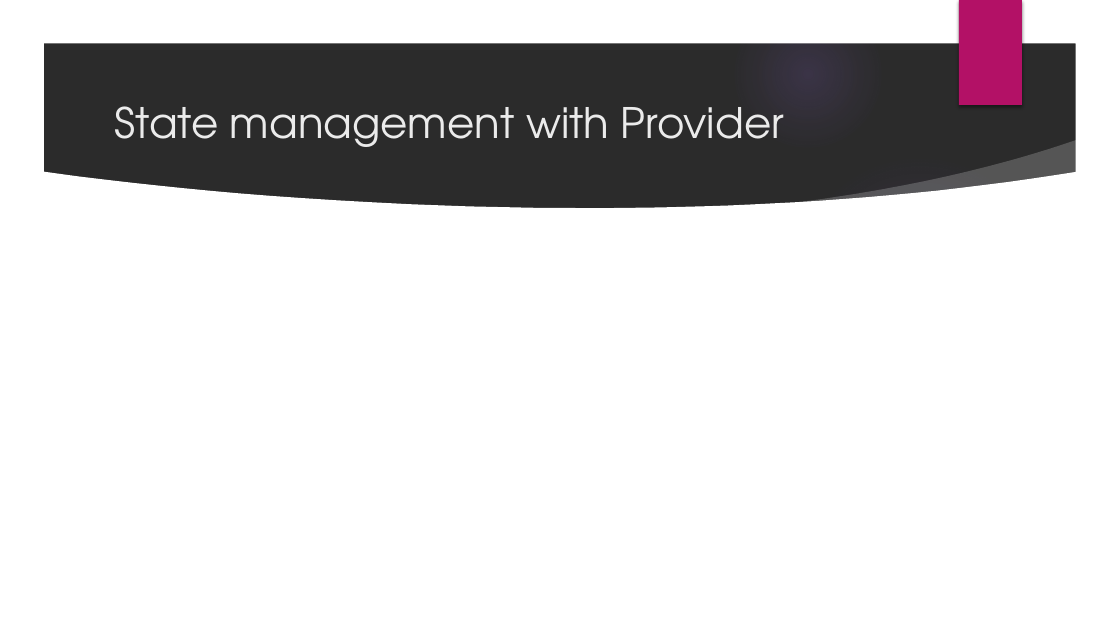
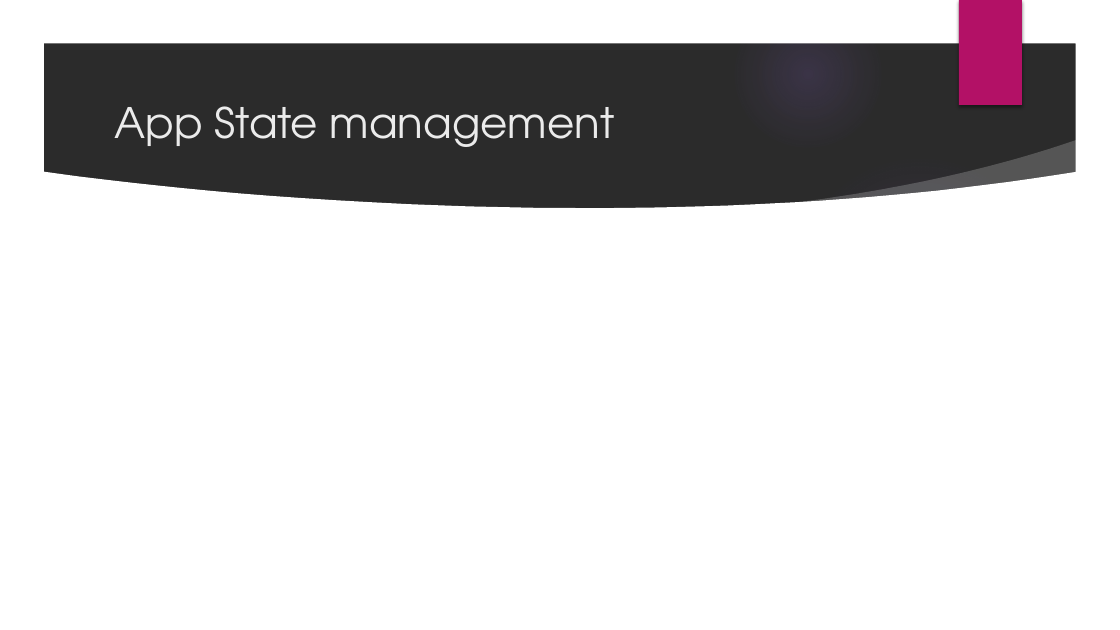
Before and after one commit to fedy97/Baddy-full-stack-app, a slide deck: slide 12 of documentation/Baddy_presentation.pptx. Drawn at 1120x630 pixels with LibreOffice and Linux fonts; fonts in the diff are those of the drawing; background and template pictures are left out; a plain dark background stands for a picture behind light text. Boxes give left, top, right and bottom in pixels: in the first picture for what was removed or moved away, otherwise in the second. Text is boxed around its words. In the diff, an @@ line names an element or a change of style, - is before the commit and + after.

```diff
--- a/documentation/Baddy_presentation.pptx
+++ b/documentation/Baddy_presentation.pptx
@@ title at (114,106,615,147): text changed @@
-State management with Provider
+App State management
```
Also in this commit, not shown: 3 other slides changed.
